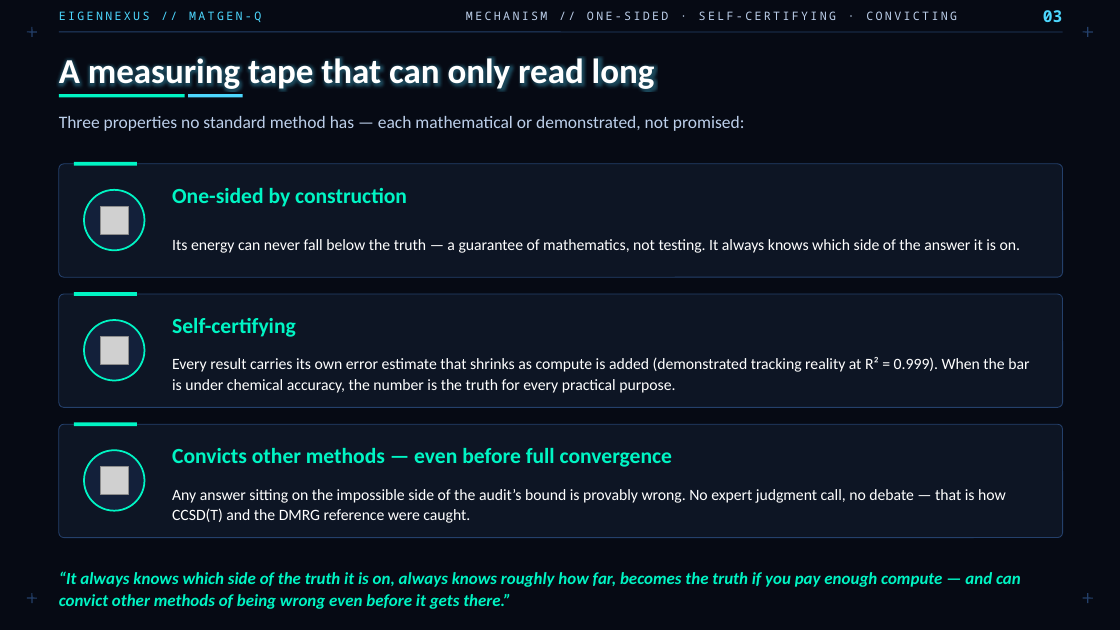
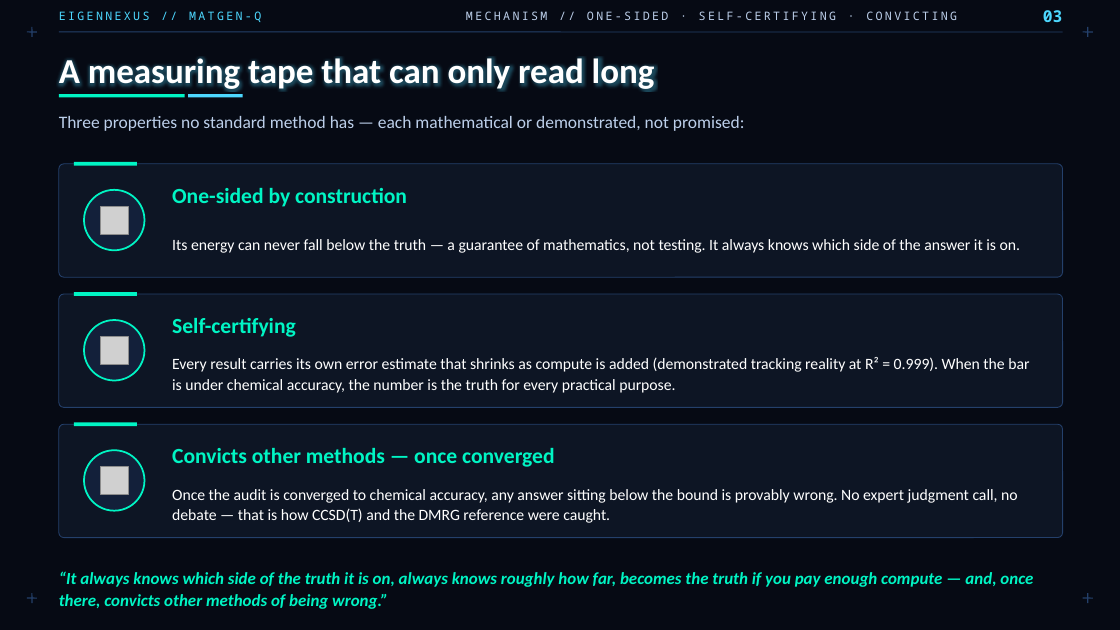
Before and after one commit to christianmetzl/potomac_advancedmaterials, a slide deck: slide 3 of docs/MATGENQ_Audit_CxO.pptx. Drawn at 1120x630 pixels with LibreOffice and Linux fonts; fonts in the diff are those of the drawing; grey boxes stand for pictures. Boxes give left, top, right and bottom in pixels: in the first picture for what was removed or moved away, otherwise in the second. Text is boxed around its words. In the diff, an @@ line names an element or a change of style, - is before the commit and + after.

```diff
--- a/docs/MATGENQ_Audit_CxO.pptx
+++ b/docs/MATGENQ_Audit_CxO.pptx
@@ text at bbox=[172, 448, 555, 467]: text changed @@
-Convicts other methods — even before full convergence
+Convicts other methods — once converged
@@ text at bbox=[172, 489, 1018, 523]: text changed @@
-Any answer sitting on the impossible side of the audit’s bound is provably wrong. No expert judgment call, no debate — that is how CCSD(T) and the DMRG reference were caught.
+Once the audit is converged to chemical accuracy, any answer sitting below the bound is provably wrong. No expert judgment call, no debate — that is how CCSD(T) and the DMRG reference were caught.
@@ text at bbox=[59, 571, 1033, 609]: text changed @@
-“It always knows which side of the truth it is on, always knows roughly how far, becomes the truth if you pay enough compute — and can convict other methods of being wrong even before it gets there.”
+“It always knows which side of the truth it is on, always knows roughly how far, becomes the truth if you pay enough compute — and, once there, convicts other methods of being wrong.”
```
Also in this commit, not shown: 1 other slide changed.
